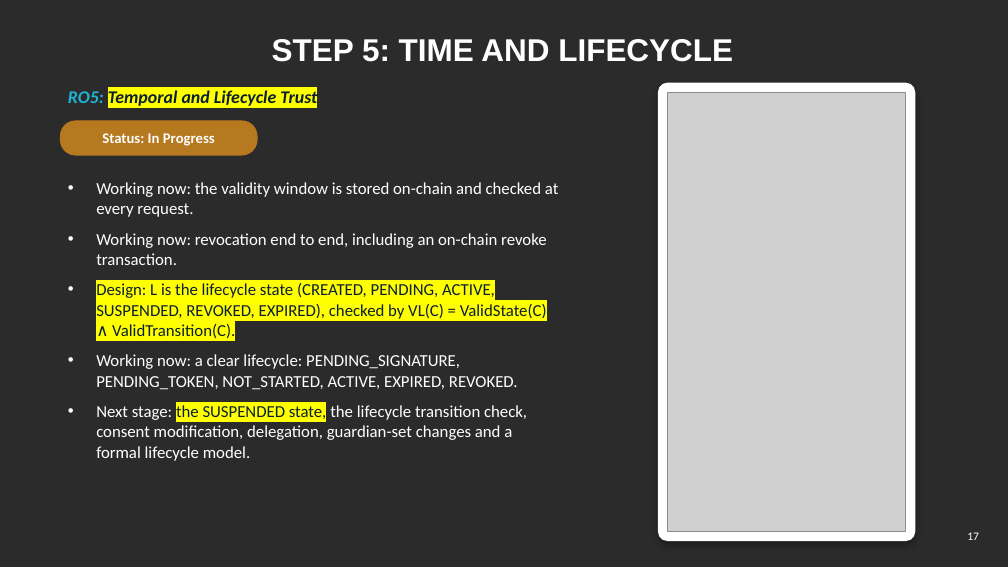
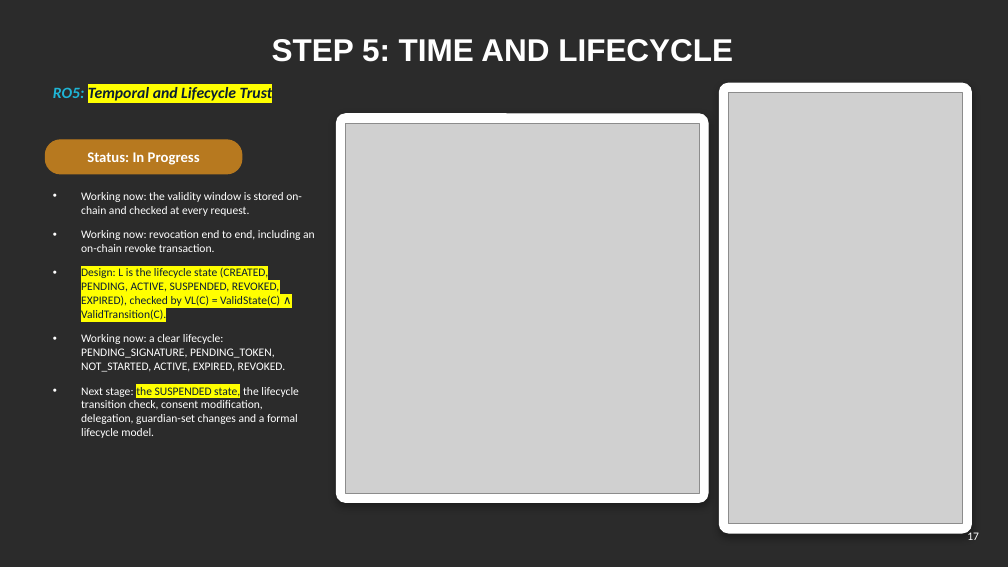
Before and after one commit to yasir12345678900/HealthRWA-Sepolia-Personal-try, a slide deck: slide 17 of docs/Yasir_Candidature_Reassessment_Slides_Simple_YELLOW_changes.pptx. Drawn at 1008x567 pixels with LibreOffice and Linux fonts; fonts in the diff are those of the drawing; grey boxes stand for pictures; background and template pictures are left out; a plain dark background stands for a picture behind light text. Boxes give left, top, right and bottom in pixels: in the first picture for what was removed or moved away, otherwise in the second. Text is boxed around its words. In the diff, an @@ line names an element or a change of style, - is before the commit and + after.

```diff
--- a/docs/Yasir_Candidature_Reassessment_Slides_Simple_YELLOW_changes.pptx
+++ b/docs/Yasir_Candidature_Reassessment_Slides_Simple_YELLOW_changes.pptx
@@ text "RO5: Temporal and Lifecycle Trust" moved from (x1=68, y1=90, x2=317, y2=109) to (x1=53, y1=85, x2=273, y2=103) @@
@@ text "RO5: Temporal and Lifecycle Trust" at (x1=53, y1=85, x2=273, y2=103): size 17 to 15 pt; vertical alignment middle to top @@
@@ rounded rectangle resized from (x1=659, y1=83, x2=915, y2=541) to (x1=720, y1=83, x2=972, y2=533) @@
@@ rounded rectangle at (x1=720, y1=83, x2=972, y2=533): proportions changed @@
@@ rounded rectangle added at (x1=337, y1=114, x2=709, y2=503), fill #FFFFFF, outline #FFFFFF 1 pt @@
@@ picture resized from (x1=668, y1=92, x2=906, y2=532) to (x1=729, y1=92, x2=963, y2=524) @@
@@ text "Status: In Progress" moved from (x1=102, y1=133, x2=215, y2=146) to (x1=87, y1=152, x2=200, y2=165) @@
@@ rounded rectangle moved from (x1=60, y1=121, x2=257, y2=155) to (x1=45, y1=140, x2=242, y2=174) @@
@@ picture added at (x1=346, y1=123, x2=699, y2=493) @@
@@ text "Working now: the validity window ..." moved from (x1=96, y1=182, x2=558, y2=461) to (x1=81, y1=192, x2=315, y2=438) @@
@@ text "Working now: the validity window ..." at (x1=81, y1=192, x2=315, y2=438): size 16 to 11 pt @@
```
Also in this commit, not shown: 5 other slides changed, 3 other files.
